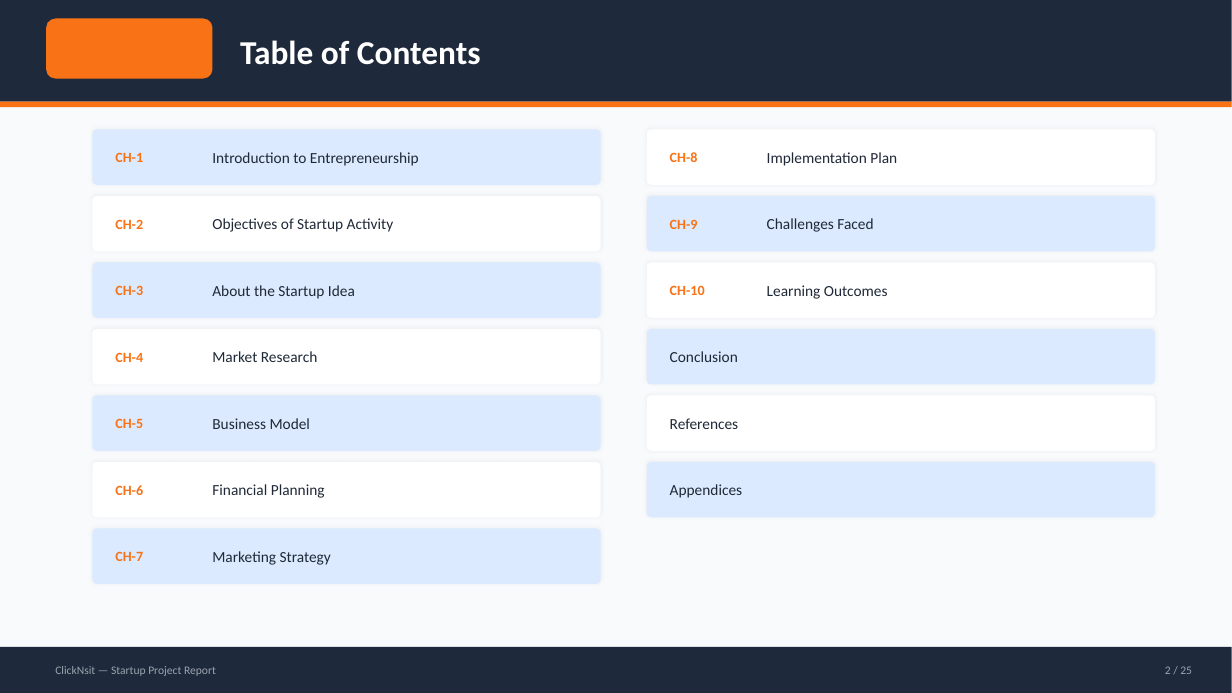
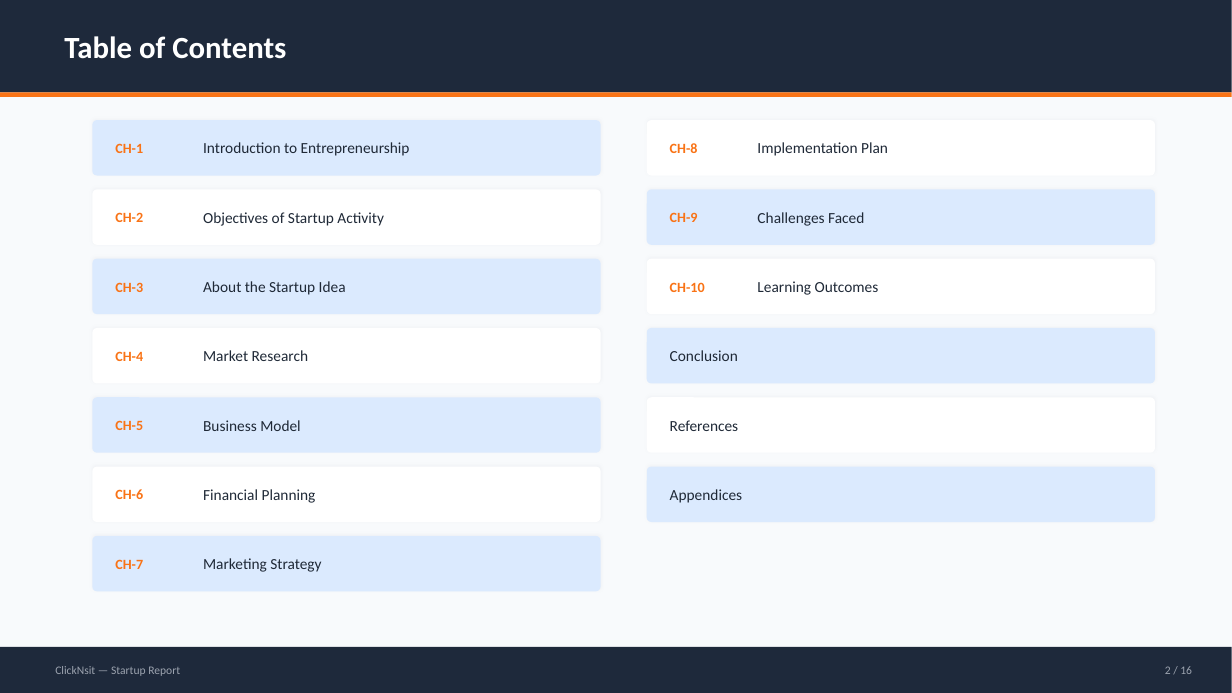
Before and after one commit to engg-ankit/FormEasy, a slide deck: slide 2 of public/ClickNsit-Startup-Report.pptx. Drawn at 1232x693 pixels with LibreOffice and Linux fonts; fonts in the diff are those of the drawing. Boxes give left, top, right and bottom in pixels: in the first picture for what was removed or moved away, otherwise in the second. Text is boxed around its words. In the diff, an @@ line names an element or a change of style, - is before the commit and + after.

```diff
--- a/public/ClickNsit-Startup-Report.pptx
+++ b/public/ClickNsit-Startup-Report.pptx
@@ rectangle: place and size @@
-rectangle at box(0, 0, 1232, 102)
+rectangle at box(0, 0, 1232, 92)
@@ rounded rectangle removed at box(46, 18, 213, 79) @@
@@ text "Table of Contents": place and size @@
-text "Table of Contents" at box(240, 40, 481, 65)
+text "Table of Contents" at box(64, 36, 286, 59)
@@ text "Table of Contents" at box(64, 36, 286, 59): size 26 to 24 pt @@
@@ 2 rounded rectangles, 1 rectangle: place and size @@
-2 rounded rectangles, 1 rectangle at box(0, 102, 1232, 185)
+2 rounded rectangles, 1 rectangle at box(0, 92, 1232, 176)
@@ text "CH-1": place and size @@
-text "CH-1" at box(115, 152, 143, 162)
+text "CH-1" at box(115, 143, 143, 153)
@@ text "Introduction to Entrepreneurship": place and size @@
-text "Introduction to Entrepreneurship" at box(212, 152, 419, 166)
+text "Introduction to Entrepreneurship" at box(203, 142, 410, 156)
@@ shadow changed in 12 elements at box(92, 328, 601, 384), box(92, 397, 601, 453), box(647, 397, 1155, 453), box(92, 259, 601, 314), box(647, 259, 1155, 314), box(92, 467, 601, 522), box(647, 467, 1155, 522), box(92, 189, 601, 245), box(647, 189, 1155, 245), box(92, 536, 601, 592), box(92, 120, 601, 176), box(647, 120, 1155, 176) @@
@@ text "CH-8": place and size @@
-text "CH-8" at box(670, 152, 698, 162)
+text "CH-8" at box(670, 143, 698, 153)
@@ text "Implementation Plan": place and size @@
-text "Implementation Plan" at box(767, 152, 897, 166)
+text "Implementation Plan" at box(757, 142, 888, 156)
@@ text "CH-2": place and size @@
-text "CH-2" at box(115, 219, 143, 229)
+text "CH-2" at box(115, 212, 143, 222)
@@ text "Objectives of Startup Activity": place and size @@
-text "Objectives of Startup Activity" at box(212, 218, 394, 232)
+text "Objectives of Startup Activity" at box(203, 212, 384, 226)
@@ 4 rounded rectangles: place and size @@
-4 rounded rectangles at box(92, 196, 1155, 318)
+4 rounded rectangles at box(92, 189, 1155, 314)
@@ text "CH-9": place and size @@
-text "CH-9" at box(670, 219, 698, 229)
+text "CH-9" at box(670, 212, 698, 222)
@@ text "Challenges Faced": place and size @@
-text "Challenges Faced" at box(767, 218, 873, 232)
+text "Challenges Faced" at box(757, 212, 864, 226)
@@ text "About the Startup Idea": place and size @@
-text "About the Startup Idea" at box(212, 285, 355, 299)
+text "About the Startup Idea" at box(203, 281, 346, 295)
@@ text "Learning Outcomes": place and size @@
-text "Learning Outcomes" at box(767, 285, 888, 299)
+text "Learning Outcomes" at box(757, 281, 879, 295)
@@ text "Market Research": place and size @@
-text "Market Research" at box(212, 351, 317, 362)
+text "Market Research" at box(203, 350, 308, 361)
@@ text "Business Model": place and size @@
-text "Business Model" at box(212, 418, 310, 429)
+text "Business Model" at box(203, 420, 300, 431)
@@ text "CH-6": place and size @@
-text "CH-6" at box(115, 485, 143, 495)
+text "CH-6" at box(115, 489, 143, 499)
@@ text "Financial Planning": place and size @@
-text "Financial Planning" at box(212, 484, 325, 498)
+text "Financial Planning" at box(203, 489, 316, 503)
@@ text "Appendices": place and size @@
-text "Appendices" at box(670, 484, 743, 498)
+text "Appendices" at box(670, 489, 743, 503)
@@ 3 rounded rectangles: place and size @@
-3 rounded rectangles at box(92, 462, 1155, 584)
+3 rounded rectangles at box(92, 467, 1155, 592)
@@ text "CH-7": place and size @@
-text "CH-7" at box(115, 551, 143, 561)
+text "CH-7" at box(115, 559, 143, 569)
@@ text "Marketing Strategy": place and size @@
-text "Marketing Strategy" at box(212, 551, 331, 565)
+text "Marketing Strategy" at box(203, 558, 321, 572)
@@ text at box(55, 666, 180, 676): text changed @@
-ClickNsit — Startup Project Report
+ClickNsit — Startup Report
@@ text at box(1165, 666, 1192, 674): text changed @@
-2 / 25
+2 / 16
```
Also in this commit, not shown: 10 other slides changed, 5 slides added, 14 slides removed, 42 other files.
